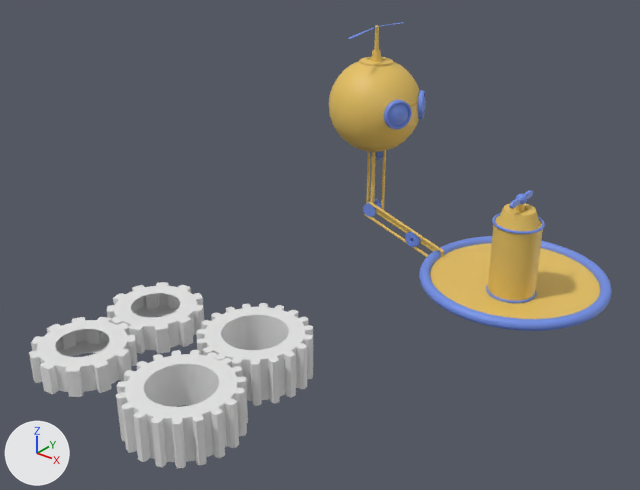
Before and after pictures for a commit that changed the glTF model gearhead.gltf.
Both versions are drawn from a camera (50 mm lens) standing at (9.9, -15.22, 9.12) and looking at (0.54, -3.51, 1.86). Arrows for +X, +Y and +Z are at lower left; the lights stay in place. Where no turn or scale is listed for an object, it has been applied to the vertices.

The first picture shows 'Circle', 'Circle.001', 'Circle.002', 'Gear.001', 'Gear.003', 'Sphere', 'can', 'cog1', 'cog1.001'.
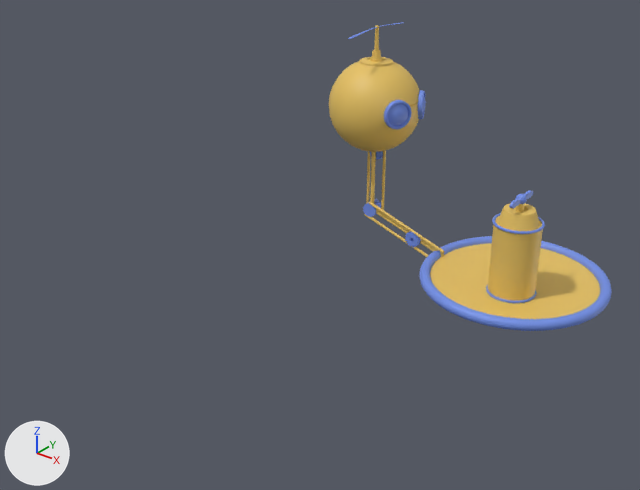
The newer file is also rescaled (x1.414), turned or shifted as a whole; pictures and numbers use the older file's frame.

What differs and where, as boxes [x1, y1, x2, y2] in the pictures (640 x 490 px):
```json
{"object": "cog1.001", "change": "deleted", "before": [116, 350, 248, 468]}
{"object": "cog1", "change": "deleted", "before": [196, 303, 313, 406]}
{"object": "Gear.003", "change": "deleted", "before": [29, 317, 138, 397]}
{"object": "Gear.001", "change": "deleted", "before": [107, 282, 204, 354]}
```

Scene script edits in JSON lines:
```json
{"op": "remove", "block": "ob_cog1", "code": ["ob_cog1 = bpy.data.objects.new('cog1', me_gear)", "ob_cog1.location = (0.08, -4.88, 0.0)"]}
{"op": "remove", "block": "ob_cog1_001", "code": ["ob_cog1_001 = bpy.data.objects.new('cog1.001', me_gear_001)", "ob_cog1_001.location = (0.26, -6.91, 0.0)"]}
{"op": "remove", "block": "ob_gear_001", "code": ["ob_gear_001 = bpy.data.objects.new('Gear.001', me_gear_004)", "ob_gear_001.location = (-2.36, -5.16, 0.0)"]}
{"op": "remove", "block": "ob_gear_003", "code": ["ob_gear_003 = bpy.data.objects.new('Gear.003', me_gear_003)", "ob_gear_003.location = (-2.36, -6.96, 0.0)"]}
```
